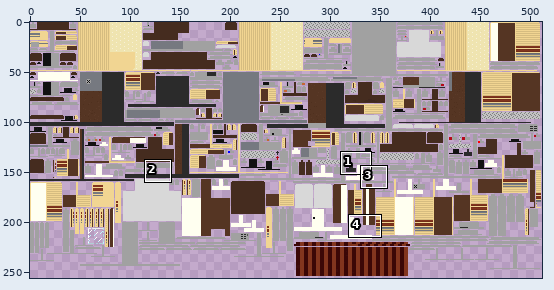
Two states of a sprite sheet, mccore/src/main/resources/assets/dkzpartspack/textures/parts/contractor_camper_bed_winnebago_manilla_bronze.png. The first picture is a wide view before the edit; the outline marks the close-up.
Close-up. First the earlier version:
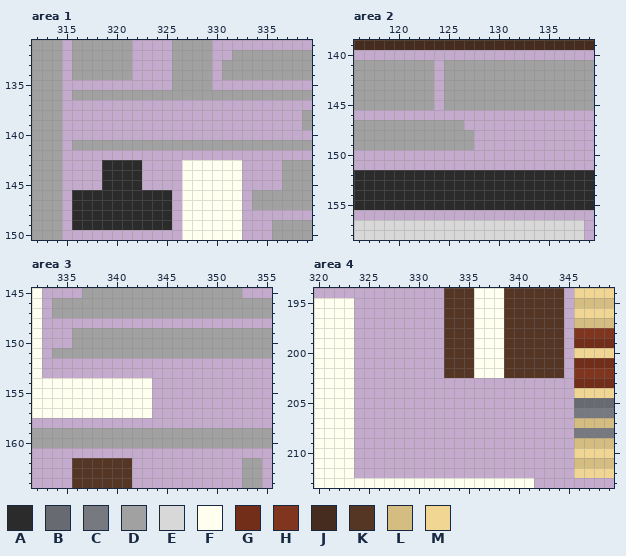
The file is 512x256 pixels. Colours within 5 levels of each other are drawn and written as one. Shown: area 1: x 312..339, y 131..150; area 2: x 116..139, y 139..158; area 3: x 332..355, y 145..164; area 4: x 320..349, y 194..213. The commit also changed other parts of the picture, which this record leaves out.
Palette (. is transparent): A #2b2b2b  B #676a70  C #767980  D #a1a1a1  E #d8d8d8  F #fffff0  G #722e19  H #82351e  J #452c1f  K #553523  L #d5bc80  M #f1d592
Pixels before, area 1, first column x 312:
131 DDD.DDDDDD....DDDD..........
132 DDD.DDDDDD....DDDD..DDDDDDDD
133 DDD.DDDDDD....DDDD.DDDDDDDDD
134 DDD.DDDDDD....DDDD.DDDDDDDDD
135 DDD...........DDDD..........
136 DDD.DDDDDDDDDDDDDDDDDDDDDDDD
137 DDD.........................
138 DDD........................D
139 DDD........................D
140 DDD.........................
141 DDD.DDDDDDDDDDDDDDDDDDDDDDDD
142 DDD.........................
143 DDD....AAAA....FFFFFF....DDD
144 DDD....AAAA....FFFFFF....DDD
145 DDD....AAAA....FFFFFF....DDD
146 DDD.AAAAAAAAAA.FFFFFF.DDDDDD
147 DDD.AAAAAAAAAA.FFFFFF.DDDDDD
148 DDD.AAAAAAAAAA.FFFFFF.......
149 DDD.AAAAAAAAAA.FFFFFF...DDDD
150 DDD............FFFFFF...DDDD
Pixels before, area 2, first column x 116:
139 JJJJJJJJJJJJJJJJJJJJJJJJ
140 ........................
141 DDDDDDDD.DDDDDDDDDDDDDDD
142 DDDDDDDD.DDDDDDDDDDDDDDD
143 DDDDDDDD.DDDDDDDDDDDDDDD
144 DDDDDDDD.DDDDDDDDDDDDDDD
145 DDDDDDDD.DDDDDDDDDDDDDDD
146 ........................
147 DDDDDDDDDDD.............
148 DDDDDDDDDDDD............
149 DDDDDDDDDDDD............
150 ........................
151 ........................
152 AAAAAAAAAAAAAAAAAAAAAAAA
153 AAAAAAAAAAAAAAAAAAAAAAAA
154 AAAAAAAAAAAAAAAAAAAAAAAA
155 AAAAAAAAAAAAAAAAAAAAAAAA
156 ........................
157 EEEEEEEEEEEEEEEEEEEEEEE.
158 EEEEEEEEEEEEEEEEEEEEEEE.
Pixels before, area 3, first column x 332:
145 F....DDDDDDDDDDDDDDDD...
146 F.DDDDDDDDDDDDDDDDDDDDDD
147 F.DDDDDDDDDDDDDDDDDDDDDD
148 F.......................
149 F...DDDDDDDDDDDDDDDDDDDD
150 F...DDDDDDDDDDDDDDDDDDDD
151 F.DDDDDDDDDDDDDDDDDDDDDD
152 F.......................
153 F.......................
154 FFFFFFFFFFFF............
155 FFFFFFFFFFFF............
156 FFFFFFFFFFFF............
157 FFFFFFFFFFFF............
158 ........................
159 DDDDDDDDDDDDDDDDDDDDDDDD
160 DDDDDDDDDDDDDDDDDDDDDDDD
161 ........................
162 ....KKKKKK...........DD.
163 ....KKKKKK...........DD.
164 ....KKKKKK...........DD.
Pixels before, area 4, first column x 320:
194 .............KKKFFFKKKKKK.MMMM
195 FFFF.........KKKFFFKKKKKK.LLLL
196 FFFF.........KKKFFFKKKKKK.MMMM
197 FFFF.........KKKFFFKKKKKK.LLLL
198 FFFF.........KKKFFFKKKKKK.HHHH
199 FFFF.........KKKFFFKKKKKK.GGGG
200 FFFF.........KKKFFFKKKKKK.MMMM
201 FFFF.........KKKFFFKKKKKK.GGGG
202 FFFF.........KKKFFFKKKKKK.HHHH
203 FFFF......................GGGG
204 FFFF......................MMMM
205 FFFF......................BBBB
206 FFFF......................CCCC
207 FFFF......................LLLL
208 FFFF......................CCCC
209 FFFF......................LLLL
210 FFFF......................MMMM
211 FFFF......................LLLL
212 FFFF......................MMMM
213 FFFFFFFFFFFFFFFFFFFFFF........
Now the later version:
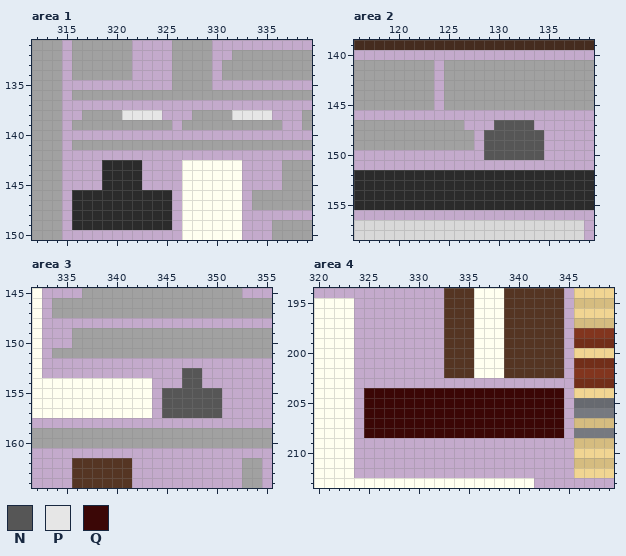
Colours new in this view: N #565656  P #e6e6e6  Q #3b0706
From old to new:
{"where": "area 1"}
{"y":138,"x":317,"old":"........","new":"DDDDPPPP"}
{"y":138,"x":328,"old":"........","new":"DDDDPPPP"}
{"y":139,"x":316,"old":"..........","new":"DDDDDDDDDD"}
{"y":139,"x":327,"old":"..........","new":"DDDDDDDDDD"}
{"where": "area 2"}
{"y":147,"x":130,"old":"....","new":"NNNN"}
{"y":148,"x":129,"old":"......","new":"NNNNNN"}
{"y":149,"x":129,"old":"......","new":"NNNNNN"}
{"y":150,"x":129,"old":"......","new":"NNNNNN"}
{"where": "area 3"}
{"y":153,"x":347,"old":"..","new":"NN"}
{"y":154,"x":347,"old":"..","new":"NN"}
{"y":155,"x":345,"old":"......","new":"NNNNNN"}
{"y":156,"x":345,"old":"......","new":"NNNNNN"}
{"y":157,"x":345,"old":"......","new":"NNNNNN"}
{"where": "area 4"}
{"y":204,"x":325,"old":"....................","new":"QQQQQQQQQQQQQQQQQQQQ"}
{"y":205,"x":325,"old":"....................","new":"QQQQQQQQQQQQQQQQQQQQ"}
{"y":206,"x":325,"old":"....................","new":"QQQQQQQQQQQQQQQQQQQQ"}
{"y":207,"x":325,"old":"....................","new":"QQQQQQQQQQQQQQQQQQQQ"}
{"y":208,"x":325,"old":"....................","new":"QQQQQQQQQQQQQQQQQQQQ"}
{"label":"added","picture_box":[72,110,282,130]}
{"label":"added","picture_box":[484,120,544,160]}
{"label":"added","picture_box":[162,368,222,418]}
{"label":"added","picture_box":[364,388,564,438]}
